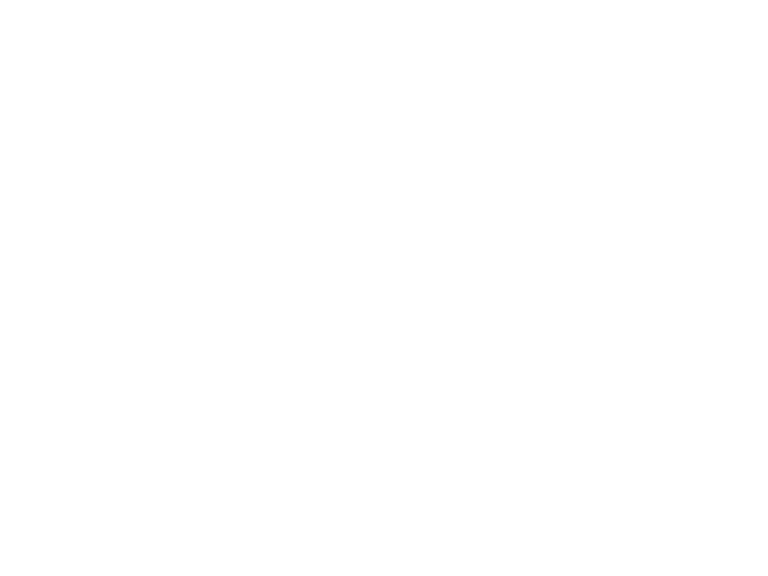
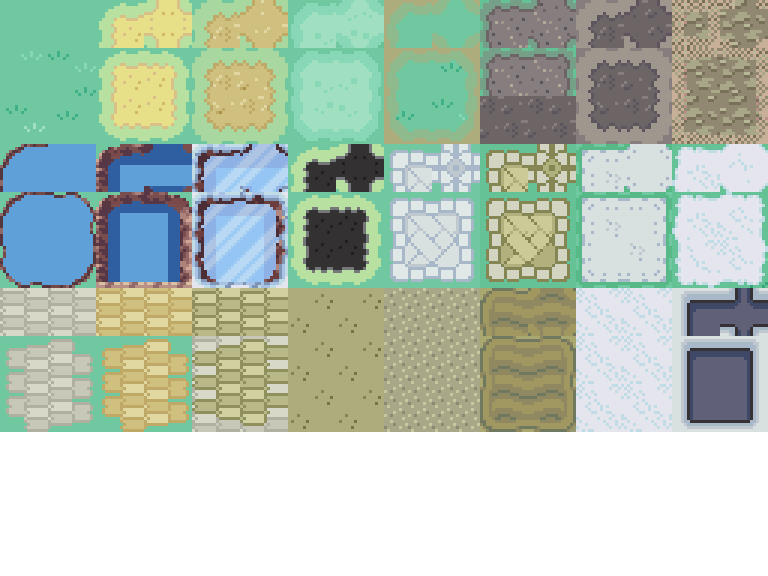
Before/after of a 768 × 576 layered artwork. What changed in the layer stack:
added layer "Calque 2" above "exterieur" over [480, 48, 672, 144]
showed "exterieur" over [0, 0, 768, 432]
